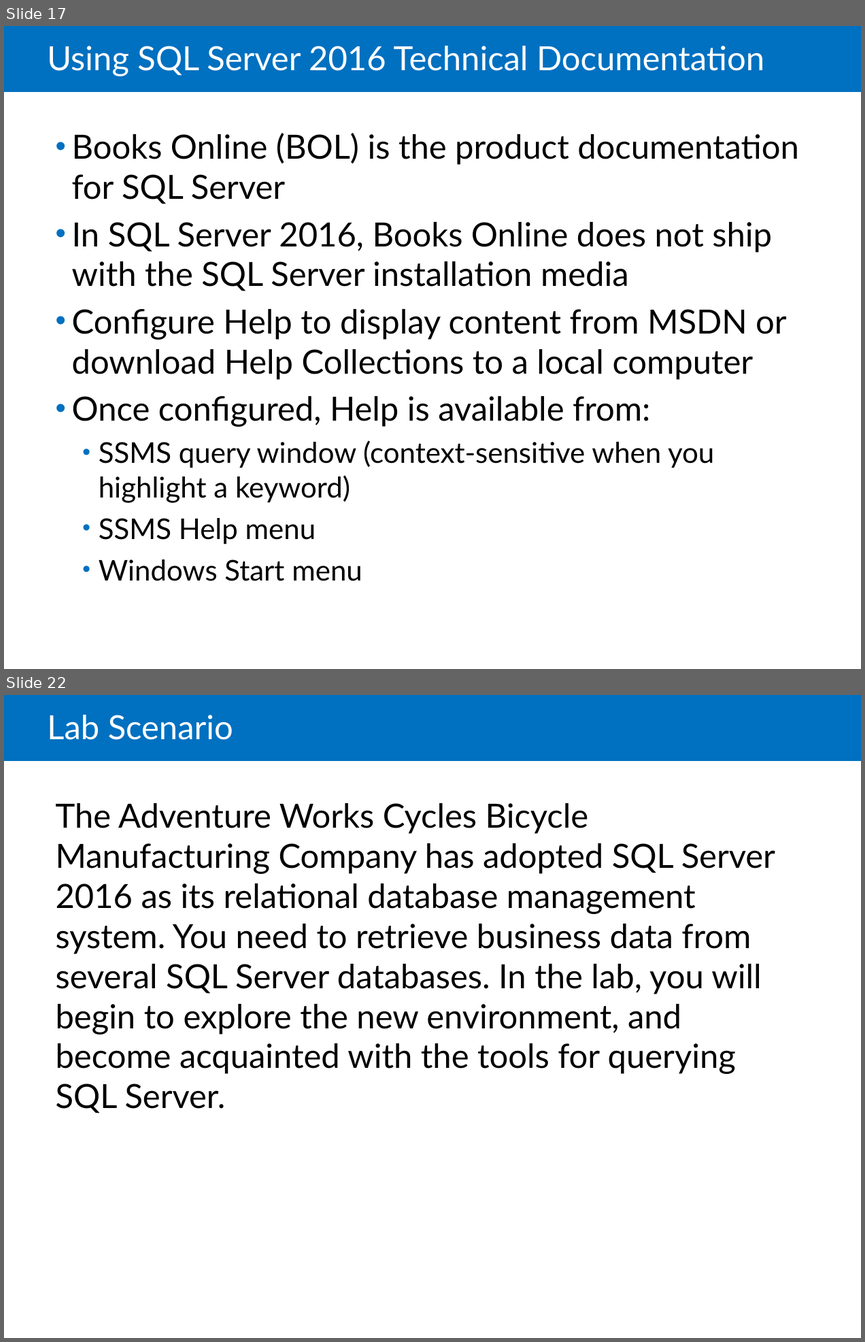
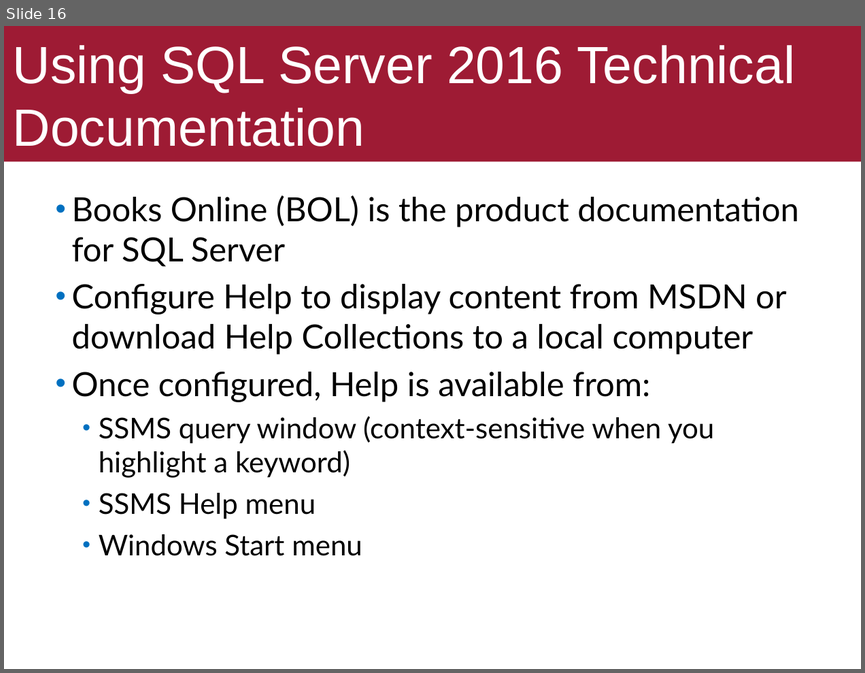
Before and after one commit to ekof-dss/teaching-samples-2021-22, a slide deck: presentations/05-03-ms-sql-server.ppt. Shown one above the other, each under a label of ours: slides 17 and 22 before the commit, slide 16 after it; the slides between them are not shown. The pictures are 865x1342 and 865x673 pixels, drawn with LibreOffice and Linux fonts; fonts in the diff are those of the drawing. Boxes give left, top, right and bottom in pixels: in the first picture for what was removed or moved away, otherwise in the second. Text is boxed around its words. In the diff, an @@ line names an element or a change of style, - is before the commit and + after.

```diff
--- a/presentations/05-03-ms-sql-server.ppt
+++ b/presentations/05-03-ms-sql-server.ppt
@@ slide 22 removed at [4, 695, 861, 1338], background #FFFFFF; not listed: 1 template element that a slide beside it also shows @@
@@ title removed at [47, 715, 233, 740] @@
-Lab Scenario
@@ text removed at [56, 803, 775, 1113] @@
-The Adventure Works Cycles Bicycle Manufacturing Company has adopted SQL Server 2016 as its relational database management system. You need to retrieve business data from several SQL Server databases. In the lab, you will begin to explore the new environment, and become acquainted with the tools for querying SQL Server.
@@ what was slide 17 is now slide 16 @@
@@ slide 16 changed as well @@
@@ title "Using SQL Server 2016 Technical ...": place and size @@
-title "Using SQL Server 2016 Technical ..." at [47, 46, 764, 76]
+title "Using SQL Server 2016 Technical ..." at [4, 26, 861, 161]
@@ title "Using SQL Server 2016 Technical ..." at [4, 26, 861, 161]: size 28 to 44 pt, font Lato to Arial; line spacing 0.85 to 1; fill none to #9E1B34 @@
@@ rectangle removed at [4, 26, 861, 92] @@
@@ text "Books Online (BOL) is the ...": place and size @@
-text "Books Online (BOL) is the ..." at [72, 133, 799, 581]
+text "Books Online (BOL) is the ..." at [72, 195, 799, 556]
@@ text at [72, 222, 772, 291]: paragraph removed @@
-• In SQL Server 2016, Books Online does not ship with the SQL Server installation media
```
Also in this commit, not shown: 14 other slides changed, 2 slides added, 7 other slides removed, 23 other files.
